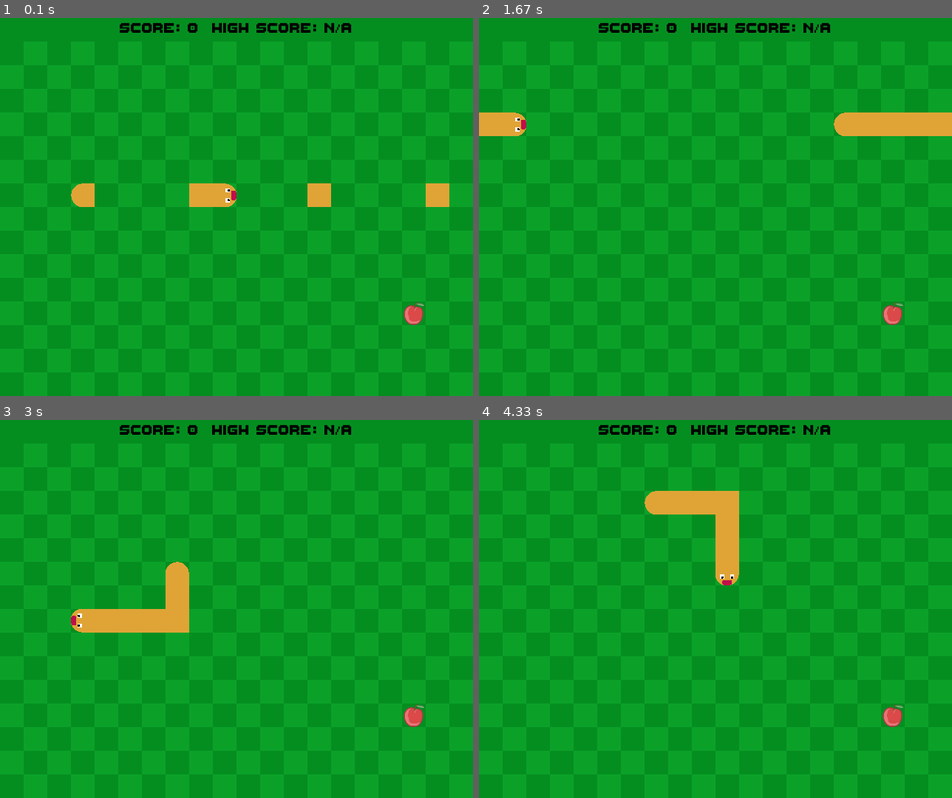
Above: before the commit, frames 1-4 (two rows, left to right).
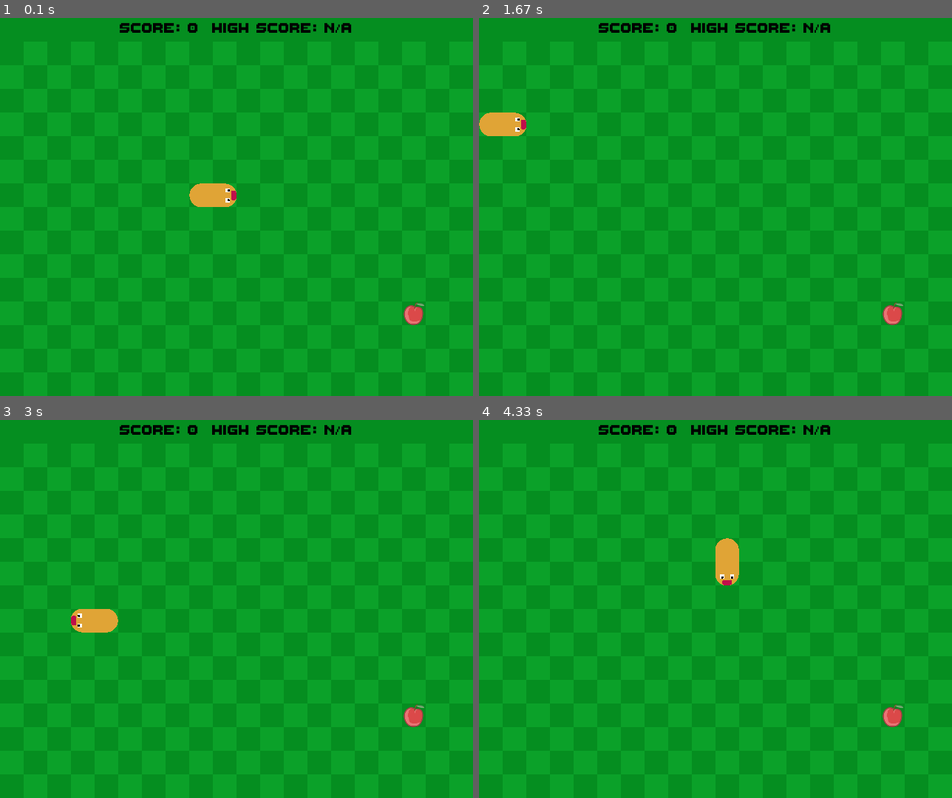
Above: after the commit, the same moments.

Repository: LassePladsen/Pygame-Snake
Game: pygame game, started from snake/main.py
Same seed, same stepped clock (60 frames per second), same inputs: the game is played once before the commit and once after it.
Inputs:
- Up to frame 1 (0.1 s): no input
- Up to frame 2 (1.67 s): hold Right 0.33-0.8 s; hold Up 0.83-1.13 s; hold Right 1.17-1.63 s
- Up to frame 3 (3 s): hold Down 2.23-2.53 s; hold Left 2.57-2.97 s
- Up to frame 4 (4.33 s): hold Up 3-3.37 s; hold Right 3.4-4.03 s; hold Down from 4.07 s (still down)

The runs differ from the first frame. In frame 1, 0.9% of the frame differs, in the area x 15-95%, y 43-50%; in frame 2, 1.6%, in the area x 0-100%, y 25-32%; in frame 3, 1.6%; in frame 4, 1.6%.

Commit message:
removed debug call

Diff:
--- a/snake/main.py
+++ b/snake/main.py
@@ -5,7 +5,6 @@
     game = SnakeGame(screen_size=(640, 480),
                      title="Snake",
                      fps=11)
-    game.grow(5)
     game.run()
 
 
